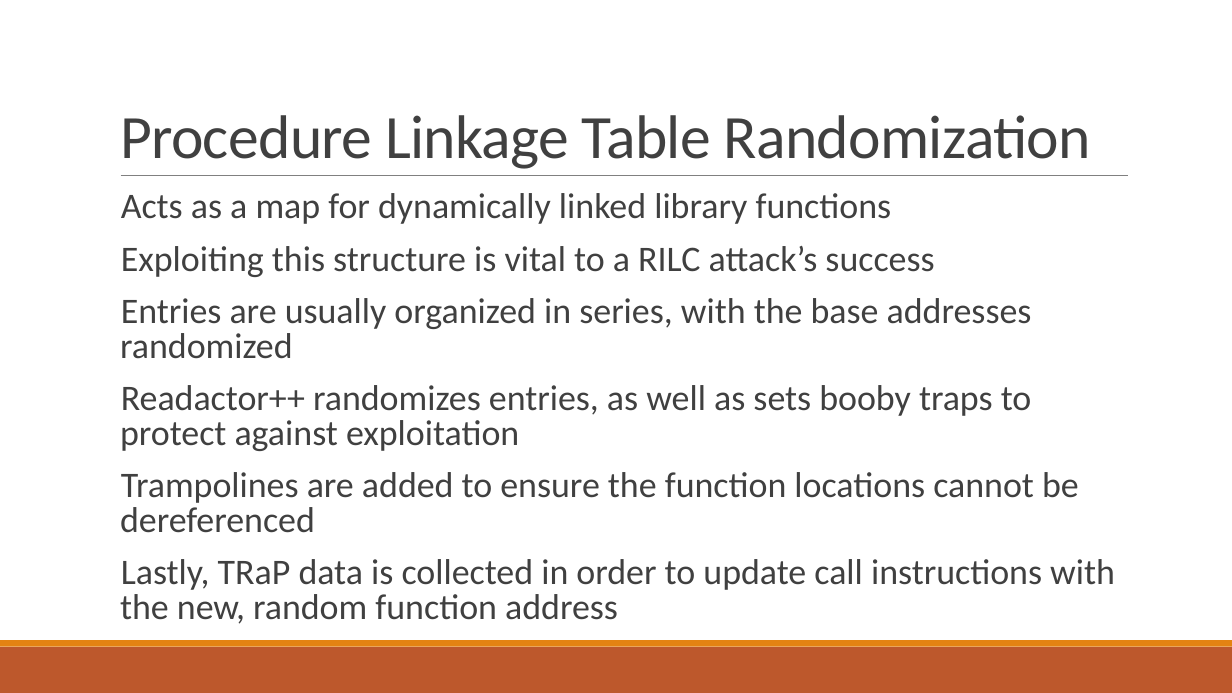
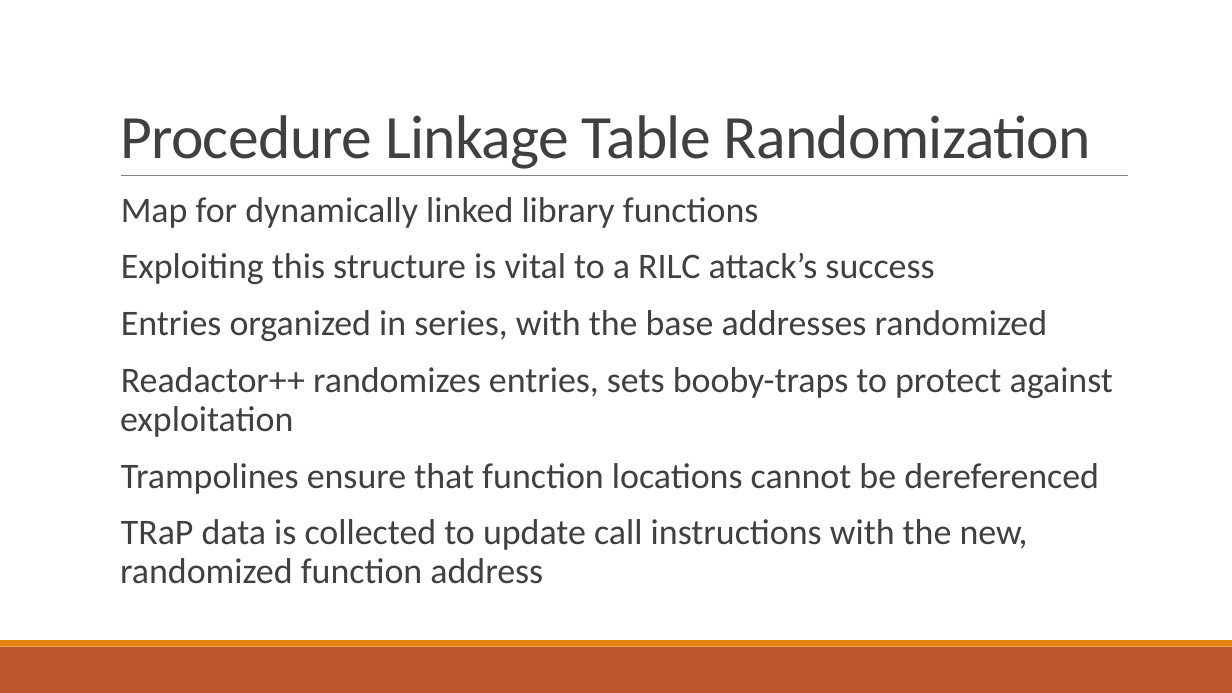
Before and after one commit to bretafinley/coop, a slide deck: slide 33 of COOP.pptx. Drawn at 1232x693 pixels with LibreOffice and Linux fonts; fonts in the diff are those of the drawing. Boxes give left, top, right and bottom in pixels: in the first picture for what was removed or moved away, otherwise in the second. Text is boxed around its words. In the diff, an @@ line names an element or a change of style, - is before the commit and + after.

Commit message:
Updated presentation.

```diff
--- a/COOP.pptx
+++ b/COOP.pptx
@@ text at box(121, 197, 759, 228): text changed @@
-  Acts as a map for dynamically linked library functions
+  Map for dynamically linked library functions
@@ text at box(121, 253, 934, 284): line spacing 0.8 to 0.9 @@
@@ text at box(120, 310, 1113, 584): text changed @@
-  Entries are usually organized in series, with the base addresses randomized
-  Readactor++ randomizes entries, as well as sets booby traps to protect against exploitation
-  Trampolines are added to ensure the function locations cannot be dereferenced
-  Lastly, TRaP data is collected in order to update call instructions with the new, random function address
+  Entries organized in series, with the base addresses randomized
+  Readactor++ randomizes entries, sets booby-traps to protect against exploitation
+  Trampolines ensure that function locations cannot be dereferenced
+  TRaP data is collected to update call instructions with the new, randomized function address
```
Also in this commit, not shown: 32 other slides changed.
